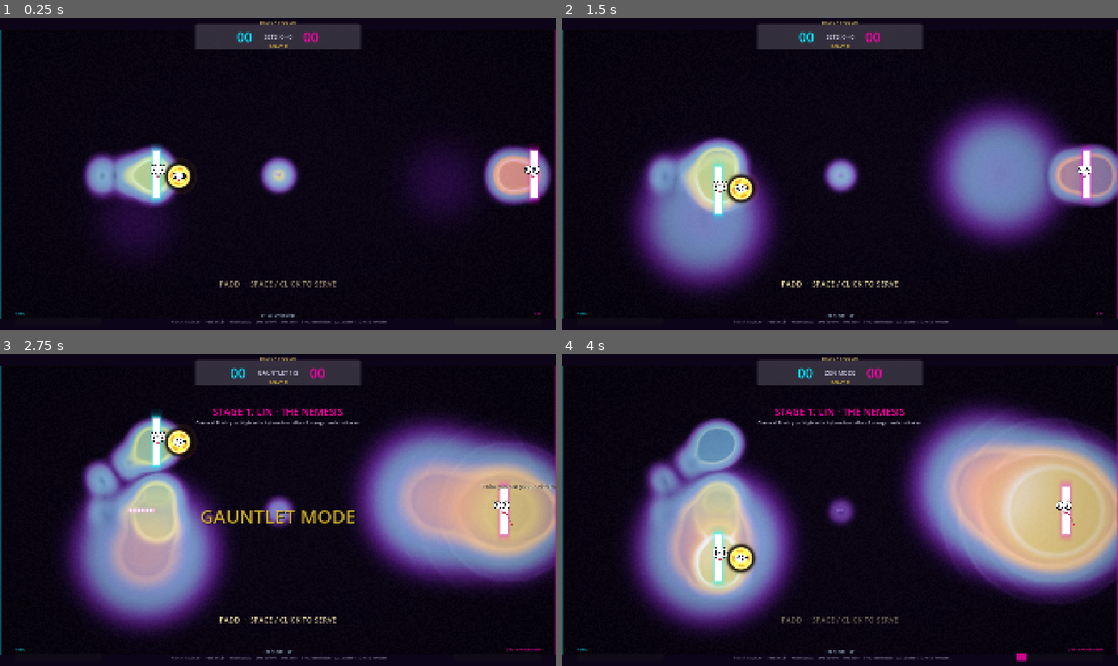
Above: before the commit, frames 1-4 (two rows, left to right).
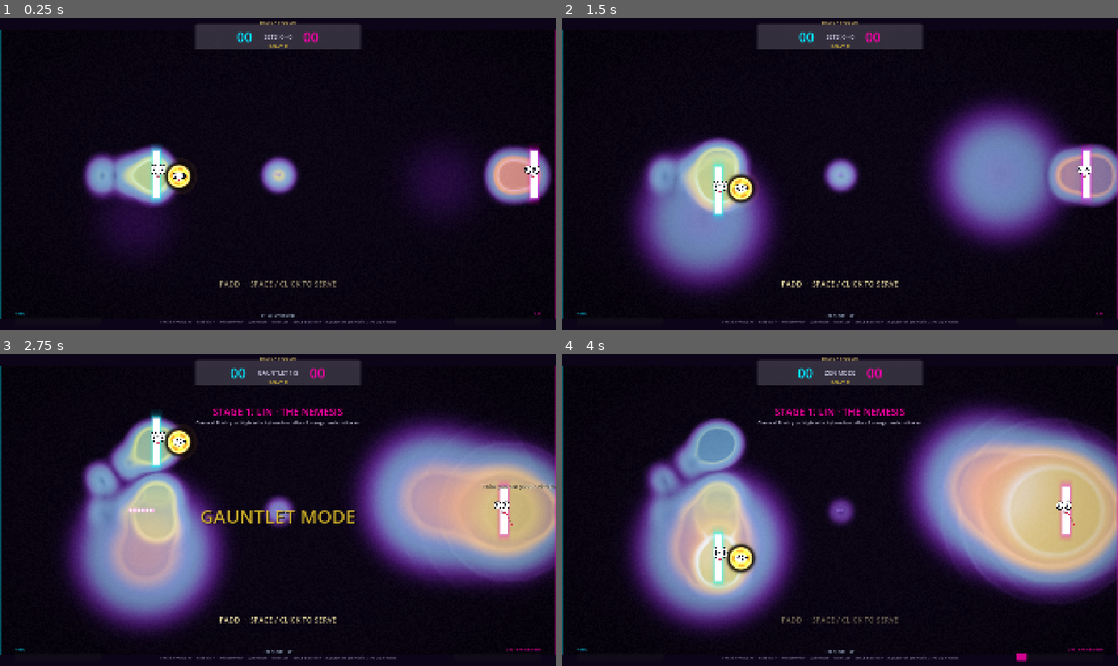
Above: after the commit, the same moments.

Repository: saworbit/cymatics
Game: Godot game, scene res://scenes/main.tscn
Same seed, same stepped clock (60 frames per second), same inputs: the game is played once before the commit and once after it.
Inputs (mouse positions are in pixels of both pictures, inside the frame that each line leads up to):
- Up to frame 1 (0.25 s): no input
- Up to frame 2 (1.5 s): tap Enter at 0.5, 1.25 s; move the mouse to (962, 158) at 0.52 s; hold M (toggle_music, bound only after the commit) 0.53-1.28 s; move the mouse to (728, 189) at 1.27 s; tap T (toggle_ai) at 1.35 s
- Up to frame 3 (2.75 s): tap M (toggle_music, bound only after the commit) at 1.55, 2.3 s; tap Enter at 2 s; move the mouse to (333, 441) at 2.02 s; hold G (toggle_gauntlet) from 2.03 s (still down)
- Up to frame 4 (4 s): tap Enter at 2.75, 3.5 s; move the mouse to (812, 572) at 2.77 s; release G (toggle_gauntlet) at 2.78 s; tap Z (zen_mode_toggle) at 2.85 s; tap M (toggle_music, bound only after the commit) at 3.05 s; move the mouse to (1006, 556) at 3.52 s; hold M (toggle_music, bound only after the commit) from 3.53 s (still down)

The runs differ from the first frame. In frame 1, 0.2% of the frame differs, in the area x 28-72%, y 97-98%; in frame 2, 0.2%; in frame 3, 0.2%; in frame 4, 0.2%.

Commit message:
Replace the GDScript synth with CC0 match music and Kenney SFX.
Plasma Pong used FMOD and licensed cinematic tracks. We cannot ship those.
Play MintoDog Hope under Kenney one-shots, loop the bed, duck on hits, mute with M.
Also keep small null guards and the paddle shape visual reset.

Diff:
--- a/project.godot
+++ b/project.godot
@@ -119,6 +119,11 @@
 "events": [Object(InputEventKey,"resource_local_to_scene":false,"resource_name":"","device":-1,"window_id":0,"alt_press …(192 unchanged characters)…
 ]
 }
+toggle_music={
+"deadzone": 0.3,
+"events": [Object(InputEventKey,"resource_local_to_scene":false,"resource_name":"","device":-1,"window_id":0,"alt_pressed":false,"shift_pressed":false,"ctrl_pressed":false,"meta_pressed":false,"pressed":false,"keycode":0,"physical_keycode":77,"key_label":0,"unicode":109,"location":0,"echo":false,"script":null)
+]
+}
 toggle_gauntlet={
 "deadzone": 0.3,
 "events": [Object(InputEventKey,"resource_local_to_scene":false,"resource_name":"","device":-1,"window_id":0,"alt_press …(192 unchanged characters)…
--- a/src/actors/ball.gd
+++ b/src/actors/ball.gd
@@ -164,7 +164,11 @@
 	_sparks.process_material = mat
 	add_child(_sparks)
 
+static var _shared_spark_tex: Texture2D = null
+
 func _spark_texture() -> Texture2D:
+	if _shared_spark_tex != null:
+		return _shared_spark_tex
 	var img := Image.create(24, 24, false, Image.FORMAT_RGBA8)
 	for y in 24:
 		for x in 24:
@@ -172,7 +176,8 @@
 			var d := p.length() / 12.0
 			var a := exp(-d * d * 7.0)
 			img.set_pixel(x, y, Color(1, 1, 1, a))
-	return ImageTexture.create_from_image(img)
+	_shared_spark_tex = ImageTexture.create_from_image(img)
+	return _shared_spark_tex
 
 func _setup_face() -> void:
 	face = preload("res://src/actors/character_face.gd").new()
--- a/src/actors/character_face.gd
+++ b/src/actors/character_face.gd
@@ -52,11 +52,11 @@
 	add_child(_bark)
 	_blink_cd = randf_range(1.2, 3.2)
 
-func set_mood(p_mood: Mood, duration: float = 0.7) -> void:
-	mood = p_mood
+func set_mood(p_mood: Variant, duration: float = 0.7) -> void:
+	mood = p_mood as Mood if p_mood is Mood else (p_mood as int as Mood)
 	_mood_time = duration
 
-func maybe_mood(p_mood: Mood, duration: float = 0.45) -> void:
+func maybe_mood(p_mood: Variant, duration: float = 0.45) -> void:
 	if _mood_time <= 0.05:
 		set_mood(p_mood, duration)
 
--- a/src/actors/paddle.gd
+++ b/src/actors/paddle.gd
@@ -308,6 +308,7 @@
 		shape_time -= delta
 		if shape_time <= 0.0 and shape_type != Shape.STANDARD:
 			shape_type = Shape.STANDARD
+			call_deferred("_apply_size_visual")
 	if size_mod_time > 0.0:
 		size_mod_time -= delta
 		if size_mod_time <= 0.0:
--- a/src/systems/audio_manager.gd
+++ b/src/systems/audio_manager.gd
@@ -1,229 +1,170 @@
 class_name AudioManager
 extends Node
 
-## Procedural synth: drone bed + FM ball + punchy transients that climb with the rally.
+## File playback. Plasma Pong used FMOD + licensed cinematic tracks.
+## We play CC0 orchestra under Kenney one-shots. No per-sample mixer.
 
-@export var sample_rate := 48000
-@export var buffer_length := 0.05
+const POOL := 12
+const MUSIC_VOL := -14.0
 
-var player: AudioStreamPlayer
-var playback: AudioStreamGeneratorPlayback
+var _pool: Array[AudioStreamPlayer] = []
+var _pool_i := 0
+var _music: AudioStreamPlayer
+var _music_on := true
+var _duck := 0.0
 
-var drone_cutoff := 120.0
-var drone_resonance := 1.5
-var bq_x1 := 0.0
-var bq_x2 := 0.0
-var bq_y1 := 0.0
-var bq_y2 := 0.0
-var brown_acc := 0.0
-
-var ball_speed := 0.0
-var ball_curl := 0.0
-var ball_pan := 0.0
-var phase_carrier := 0.0
-var phase_mod := 0.0
-var rally := 0
-
-var paddle_grain_amp := 0.0
-var paddle_grain_freq := 400.0
-var paddle_grain_phase := 0.0
-
-var impact_amp := 0.0
-var impact_freq := 200.0
-var impact_phase := 0.0
-var impact_decay := 0.92
-var noise_amp := 0.0
-
-var sting_amp := 0.0
-var sting_freq := 440.0
-var sting_phase := 0.0
-
-var chord_amp := 0.0
-var chord_phase := Vector3.ZERO
-var chord_freqs := Vector3(261.63, 329.63, 392.0)
-
-var click_amp := 0.0
-var heartbeat := 0.0
-var heartbeat_phase := 0.0
+var _hit_paddle: AudioStream
+var _hit_wall: AudioStream
+var _blast: AudioStream
+var _parry: AudioStream
+var _goal: AudioStream
+var _sting: AudioStream
+var _super: AudioStream
 
 func _ready() -> void:
-	_init_synthesizer()
+	_hit_paddle = _load_stream("res://assets/audio/sfx/pep.mp3")
+	_hit_wall = _load_stream("res://assets/audio/sfx/hit_wall.ogg")
+	_blast = _load_stream("res://assets/audio/sfx/blast.ogg")
+	_parry = _load_stream("res://assets/audio/sfx/parry.ogg")
+	_goal = _load_stream("res://assets/audio/sfx/goal.ogg")
+	_sting = _load_stream("res://assets/audio/sfx/sting.ogg")
+	_super = _load_stream("res://assets/audio/sfx/super.ogg")
+
+	_music = AudioStreamPlayer.new()
+	_music.bus = "Master"
+	_music.volume_db = MUSIC_VOL
+	var match_stream := _load_stream("res://assets/audio/music/match.ogg")
+	if match_stream != null:
+		_set_loop(match_stream, true)
+		_music.stream = match_stream
+	add_child(_music)
+	if match_stream != null:
+		_music.play()
+
+	for i in POOL:
+		var p := AudioStreamPlayer.new()
+		p.bus = "Master"
+		add_child(p)
+		_pool.append(p)
+
+func _notification(what: int) -> void:
+	if what == NOTIFICATION_PREDELETE or what == NOTIFICATION_EXIT_TREE:
+		if _music != null and is_instance_valid(_music):
+			_music.stop()
+			_music.stream = null
+		for p in _pool:
+			if is_instance_valid(p):
+				p.stop()
+				p.stream = null
 
 func _exit_tree() -> void:
-	playback = null
-	if player != null:
-		player.stop()
-		player.stream = null
+	if _music != null and is_instance_valid(_music):
+		_music.stop()
+		_music.stream = null
+	for p in _pool:
+		if is_instance_valid(p):
+			p.stop()
+			p.stream = null
+	_pool.clear()
+	_hit_paddle = null
+	_hit_wall = null
+	_blast = null
+	_parry = null
+	_goal = null
+	_sting = null
+	_super = null
 
-func _init_synthesizer() -> void:
-	player = AudioStreamPlayer.new()
-	var generator := AudioStreamGenerator.new()
-	generator.mix_rate = sample_rate
-	generator.buffer_length = buffer_length
-	player.stream = generator
-	player.volume_db = -6.0
-	add_child(player)
-	player.play()
-	playback = player.get_stream_playback()
+func _process(delta: float) -> void:
+	if _music == null or not _music_on:
+		return
+	_duck = move_toward(_duck, 0.0, delta * 2.4)
+	_music.volume_db = MUSIC_VOL - _duck
 
-func update_fluid_drone(avg_ke: float) -> void:
-	var t := clampf(avg_ke / 4000.0, 0.0, 1.0)
-	drone_cutoff = lerpf(80.0, 1600.0, t)
-	drone_resonance = lerpf(1.15, 3.4, t)
+func _input(event: InputEvent) -> void:
+	if event.is_action_pressed("toggle_music"):
+		_music_on = not _music_on
+		if _music != null:
+			_music.stream_paused = not _music_on
 
-func update_ball_state(speed: float, curl: float, norm_x: float) -> void:
-	ball_speed = speed
-	ball_curl = curl
-	ball_pan = clampf(norm_x * 2.0 - 1.0, -1.0, 1.0)
+func update_fluid_drone(_avg_ke: float) -> void:
+	pass
 
-func set_rally(hits: int) -> void:
-	rally = hits
-	if hits >= 11:
-		heartbeat = 1.0
-	elif hits >= 7:
-		heartbeat = 0.45
-	else:
-		heartbeat = 0.0
+func update_ball_state(_speed: float, _curl: float, _norm_x: float) -> void:
+	pass
 
-func register_paddle_movement(speed: float, _norm_x: float) -> void:
-	if speed > 60.0:
-		paddle_grain_amp = minf(paddle_grain_amp + speed * 0.00012, 0.07)
-		paddle_grain_freq = randf_range(250.0, 650.0) + speed * 0.3
+func set_rally(_hits: int) -> void:
+	pass
+
+func register_paddle_movement(_speed: float, _norm_x: float) -> void:
+	pass
 
 func trigger_impact(impact_speed: float, _pos: Vector2, is_paddle: bool) -> void:
 	var t := clampf(impact_speed / 1600.0, 0.0, 1.0)
-	impact_amp = clampf(0.28 + t * 0.55, 0.25, 0.85)
-	var rally_pitch := 1.0 + minf(rally * 0.045, 0.55)
-	impact_freq = lerpf(140.0, 620.0, t) * rally_pitch
-	impact_decay = 0.945 if is_paddle else 0.88
-	noise_amp = 0.35 if is_paddle else 0.18
-	click_amp = 0.4 if is_paddle else 0.12
+	var pitch := lerpf(0.9, 1.22, t)
+	if is_paddle:
+		_play(_hit_paddle, -4.0, pitch)
+	else:
+		_play(_hit_wall, -7.0, pitch)
+	_nudge_duck(1.5)
 
 func trigger_parry(_impact_speed: float, _pos: Vector2) -> void:
-	impact_amp = 0.9
-	impact_freq = 720.0
-	impact_decay = 0.96
-	noise_amp = 0.5
-	click_amp = 0.85
-	sting_amp = 0.55
-	sting_freq = 1320.0
+	_play(_parry, -4.0, 1.06)
+	_play(_hit_paddle, -8.0, 1.25)
+	_nudge_duck(3.0)
 
 func trigger_blast(charge_strength: float, _pos: Vector2) -> void:
-	impact_amp = 0.7 * charge_strength
-	impact_freq = 180.0 * charge_strength
-	impact_decay = 0.97
-	noise_amp = 0.4
+	var s := clampf(charge_strength, 0.4, 1.4)
+	_play(_blast, lerpf(-10.0, -4.0, s / 1.4), lerpf(0.92, 1.1, s / 1.4))
+	_nudge_duck(2.0)
 
 func trigger_super(_pos: Vector2) -> void:
-	impact_amp = 1.0
-	impact_freq = 90.0
-	impact_decay = 0.985
-	noise_amp = 0.7
-	sting_amp = 0.7
-	sting_freq = 220.0
-	chord_amp = 0.45
-	chord_freqs = Vector3(130.81, 196.0, 329.63)
+	_play(_super, -3.0, 0.94)
+	_play(_blast, -8.0, 0.78)
+	_nudge_duck(4.0)
 
-func trigger_goal(scorer_id: int, smash: bool) -> void:
-	chord_amp = 0.7 if smash else 0.5
-	if scorer_id == 1:
-		chord_freqs = Vector3(261.63, 329.63, 392.0)
-	else:
-		chord_freqs = Vector3(246.94, 311.13, 369.99)
-	impact_amp = 0.8
-	impact_freq = 70.0
-	impact_decay = 0.98
-	noise_amp = 0.35
+func trigger_goal(_scorer_id: int, smash: bool) -> void:
+	_play(_goal, -4.0, 1.1 if smash else 1.0)
+	if smash:
+		_play(_super, -9.0, 0.85)
+	_nudge_duck(5.0)
 
 func trigger_sting(freq: float, amp: float) -> void:
-	sting_amp = amp
-	sting_freq = freq
+	var pitch := clampf(freq / 520.0, 0.65, 1.7)
+	_play(_sting, lerpf(-16.0, -7.0, clampf(amp, 0.0, 1.0)), pitch)
 
-func _process(_delta: float) -> void:
-	if playback == null:
+func _nudge_duck(db: float) -> void:
+	_duck = minf(_duck + db, 8.0)
+
+func _play(stream: AudioStream, vol_db: float, pitch: float) -> void:
+	if stream == null or _pool.is_empty():
 		return
-	var frames_available := playback.get_frames_available()
-	if frames_available <= 0:
+	var chosen: AudioStreamPlayer = null
+	for p in _pool:
+		if not p.playing:
+			chosen = p
+			break
+	if chosen == null:
+		chosen = _pool[_pool_i]
+		_pool_i = (_pool_i + 1) % _pool.size()
+		chosen.stop()
+	chosen.stream = stream
+	chosen.volume_db = vol_db
+	chosen.pitch_scale = clampf(pitch, 0.55, 1.9)
+	chosen.play()
+
+func _load_stream(path: String) -> AudioStream:
+	if not ResourceLoader.exists(path):
+		push_warning("[AudioManager] missing %s" % path)
+		return null
+	return load(path) as AudioStream
+
+func _set_loop(stream: AudioStream, on: bool) -> void:
+	if stream == null:
 		return
-
-	var TAU := 6.28318530718
-	var w0 := TAU * drone_cutoff / float(sample_rate)
-	var alpha := sin(w0) / (2.0 * drone_resonance)
-	var b0 := alpha
-	var b1 := 0.0
-	var b2 := -alpha
-	var a0 := 1.0 + alpha
-	var a1 := -2.0 * cos(w0)
-	var a2 := 1.0 - alpha
-
-	var target_freq := lerpf(98.0, 740.0, clampf(ball_speed / 1600.0, 0.0, 1.0))
-	target_freq *= 1.0 + minf(rally * 0.02, 0.28)
-	var mod_index := absf(ball_curl) * 2.2
-
-	var frames_to_generate := mini(frames_available, 1024)
-
-	for f in range(frames_to_generate):
-		var white := randf() * 2.0 - 1.0
-		brown_acc = (brown_acc + 0.02 * white) / 1.02
-		var drone_in := brown_acc * 3.2
-		var drone_out := (b0 * drone_in + b1 * bq_x1 + b2 * bq_x2 - a1 * bq_y1 - a2 * bq_y2) / a0
-		bq_x2 = bq_x1
-		bq_x1 = drone_in
-		bq_y2 = bq_y1
-		bq_y1 = drone_out
-
-		var mod_freq := target_freq * 0.5
-		phase_mod += mod_freq * TAU / float(sample_rate)
-		var mod_val := sin(phase_mod) * mod_index
-		phase_carrier += (target_freq + mod_val) * TAU / float(sample_rate)
-		var ball_sample := sin(phase_carrier) * (0.14 if ball_speed > 50.0 else 0.0)
-
-		var grain_sample := 0.0
-		if paddle_grain_amp > 0.0005:
-			paddle_grain_phase += paddle_grain_freq * TAU / float(sample_rate)
-			grain_sample = sin(paddle_grain_phase) * paddle_grain_amp
-			paddle_grain_amp *= 0.9995
-
-		var impact_sample := 0.0
-		if impact_amp > 0.001:
-			impact_phase += impact_freq * TAU / float(sample_rate)
-			impact_freq = maxf(impact_freq * 0.9992, 36.0)
-			impact_sample = sin(impact_phase) * impact_amp
-			if noise_amp > 0.001:
-				impact_sample += white * noise_amp * impact_amp
-			impact_amp *= impact_decay
-			noise_amp *= 0.992
-
-		if click_amp > 0.001:
-			impact_sample += white * click_amp
-			click_amp *= 0.92
-
-		var sting_sample := 0.0
-		if sting_amp > 0.001:
-			sting_phase += sting_freq * TAU / float(sample_rate)
-			sting_sample = sin(sting_phase) * sting_amp
-			sting_amp *= 0.9992
-			sting_freq *= 0.99997
-
-		var chord_sample := 0.0
-		if chord_amp > 0.001:
-			chord_phase.x += chord_freqs.x * TAU / float(sample_rate)
-			chord_phase.y += chord_freqs.y * TAU / float(sample_rate)
-			chord_phase.z += chord_freqs.z * TAU / float(sample_rate)
-			chord_sample = (sin(chord_phase.x) + sin(chord_phase.y) * 0.7 + sin(chord_phase.z) * 0.5) * chord_amp * 0.33
-			chord_amp *= 0.9996
-
-		var hb := 0.0
-		if heartbeat > 0.01:
-			heartbeat_phase += 2.2 * TAU / float(sample_rate)
-			hb = maxf(sin(heartbeat_phase), 0.0)
-			hb = pow(hb, 8.0) * heartbeat * 0.18
-
-		var ball_l := ball_sample * (1.0 - ball_pan) * 0.5
-		var ball_r := ball_sample * (1.0 + ball_pan) * 0.5
-		var left := drone_out * 0.16 + ball_l + grain_sample * 0.35 + impact_sample * 0.55 + sting_sample * 0.4 + chord_sample + hb
-		var right := drone_out * 0.16 + ball_r + grain_sample * 0.35 + impact_sample * 0.55 + sting_sample * 0.4 + chord_sample + hb
-		# Soft-knee saturation limiter
-		left = left / (1.0 + absf(left) * 0.35)
-		right = right / (1.0 + absf(right) * 0.35)
-		playback.push_frame(Vector2(left, right))
+	if stream is AudioStreamOggVorbis:
+		(stream as AudioStreamOggVorbis).loop = on
+	elif stream is AudioStreamMP3:
+		(stream as AudioStreamMP3).loop = on
+	elif stream is AudioStreamWAV:
+		var wav := stream as AudioStreamWAV
+		wav.loop_mode = AudioStreamWAV.LOOP_FORWARD if on else AudioStreamWAV.LOOP_DISABLED
--- a/src/systems/hud.gd
+++ b/src/systems/hud.gd
@@ -205,7 +205,7 @@
 
 	_help = get_node_or_null("BottomPanel/StatusContainer/ControlsHelp") as Label
 	if _help != null:
-		_help.text = "THAT'S A PADDLIN'  ·  Padd vs Lin  ·  mouse/WASD  ·  LMB stream  ·  RMB suck  ·  SPACE blast/stun  ·  [G] Gauntlet  [T] AI  [R] rematch"
+		_help.text = "THAT'S A PADDLIN'  ·  Padd vs Lin  ·  mouse/WASD  ·  LMB stream  ·  RMB suck  ·  SPACE blast/stun  ·  [G] Gauntlet  [M] music  [T] AI  [R] rematch"
 
 	var title := Label.new()
 	title.name = "GameTitle"
--- a/src/systems/main.gd
+++ b/src/systems/main.gd
@@ -68,11 +68,13 @@
 	_update_display_texture()
 
 func _physics_process(delta: float) -> void:
-	fluid_sim.step_simulation(delta)
-	audio_mgr.update_fluid_drone(fluid_sim.get_average_kinetic_energy())
+	if fluid_sim != null:
+		fluid_sim.step_simulation(delta)
+	if audio_mgr != null and fluid_sim != null:
+		audio_mgr.update_fluid_drone(fluid_sim.get_average_kinetic_energy())
 	_update_camera(delta)
 	_pulse = move_toward(_pulse, 0.0, delta * 1.8)
-	if _display_mat != null:
+	if _display_mat != null and ball != null and fluid_sim != null:
 		var heat := 0.0
 		if ball.is_in_cymatic_lock:
 			heat = 1.0
@@ -100,7 +102,7 @@
 	elif ball.is_in_overdrive:
 		want_zoom = 0.06
 	_lock_zoom = lerpf(_lock_zoom, want_zoom, clampf(delta * 2.5, 0.0, 1.0))
-	var z := 1.0 + _lock_zoom + vfx_mgr.get_zoom_punch()
+	var z := 1.0 + _lock_zoom + (vfx_mgr.get_zoom_punch() if vfx_mgr else 0.0)
 	camera.zoom = camera.zoom.lerp(Vector2(z, z), clampf(delta * 8.0, 0.0, 1.0))
 
 func _update_goal_glows() -> void:
Not shown, added: assets/audio/music/match.ogg.import
Not shown, added: assets/audio/sfx/blast.ogg.import
Not shown, added: assets/audio/sfx/goal.ogg.import
Not shown, added: assets/audio/sfx/hit_wall.ogg.import
Not shown, added: assets/audio/sfx/parry.ogg.import
Not shown, added: assets/audio/sfx/pep.mp3.import
Not shown, added: assets/audio/sfx/sting.ogg.import
Not shown, added: assets/audio/sfx/super.ogg.import
Not shown, changed: README.md
Not shown, added: assets/audio/CREDITS.md
Not shown, added: assets/audio/music/match.ogg
Not shown, added: assets/audio/sfx/blast.ogg
(and 6 more such lines)
